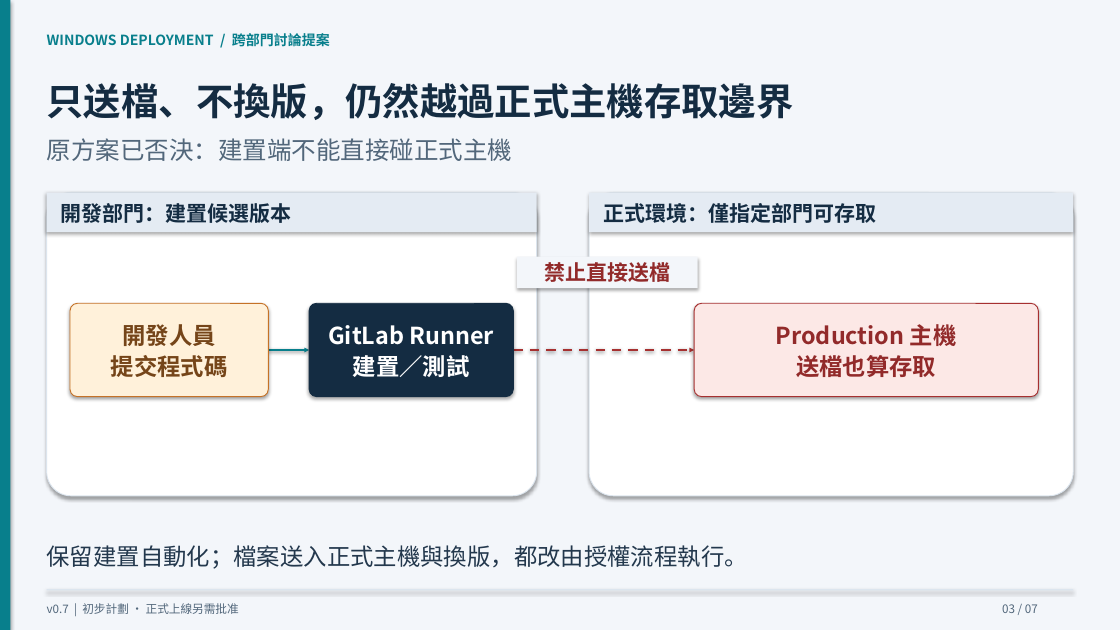
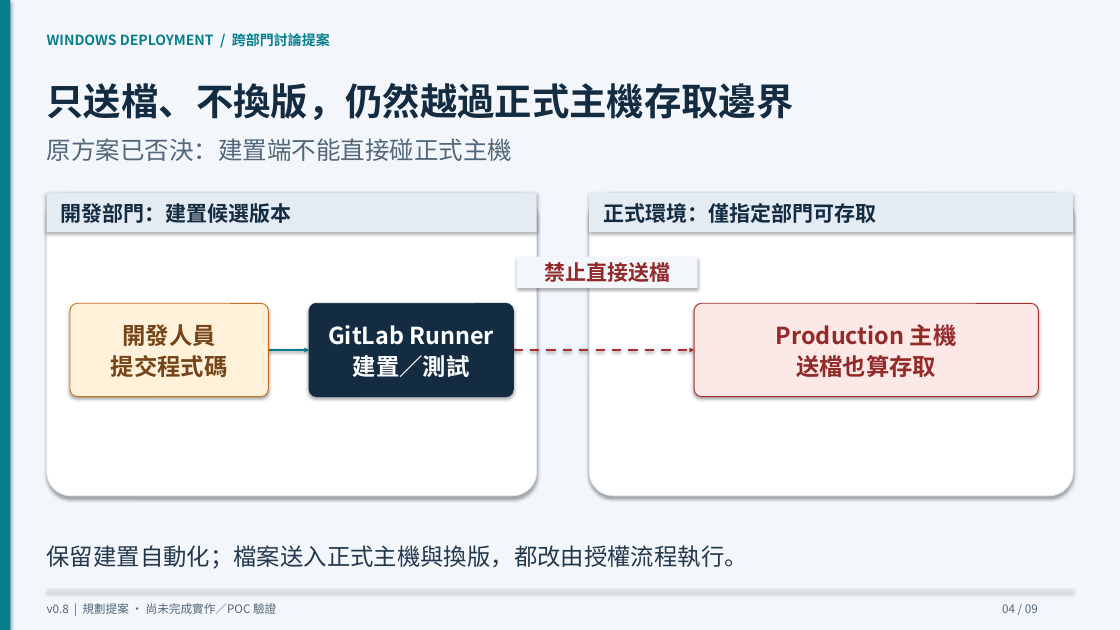
Before and after one commit to cyljacky02/gitlab-win-cicd, a slide deck: slide 4 of docs/presentations/windows-cd-initial-plan.pptx (slide 3 before the commit). Drawn at 1120x630 pixels with LibreOffice and Linux fonts; fonts in the diff are those of the drawing. Boxes give left, top, right and bottom in pixels: in the first picture for what was removed or moved away, otherwise in the second. Text is boxed around its words. In the diff, an @@ line names an element or a change of style, - is before the commit and + after.

```diff
--- a/docs/presentations/windows-cd-initial-plan.pptx
+++ b/docs/presentations/windows-cd-initial-plan.pptx
@@ text at [47,603,276,614]: text changed @@
-v0.7 | 初步計劃 · 正式上線另需批准
+v0.8 | 規劃提案 · 尚未完成實作／POC 驗證
@@ text at [1002,604,1038,613]: text changed @@
-03 / 07
+04 / 09
```
Also in this commit, not shown: 5 other slides changed, 2 slides added, 49 other files.
